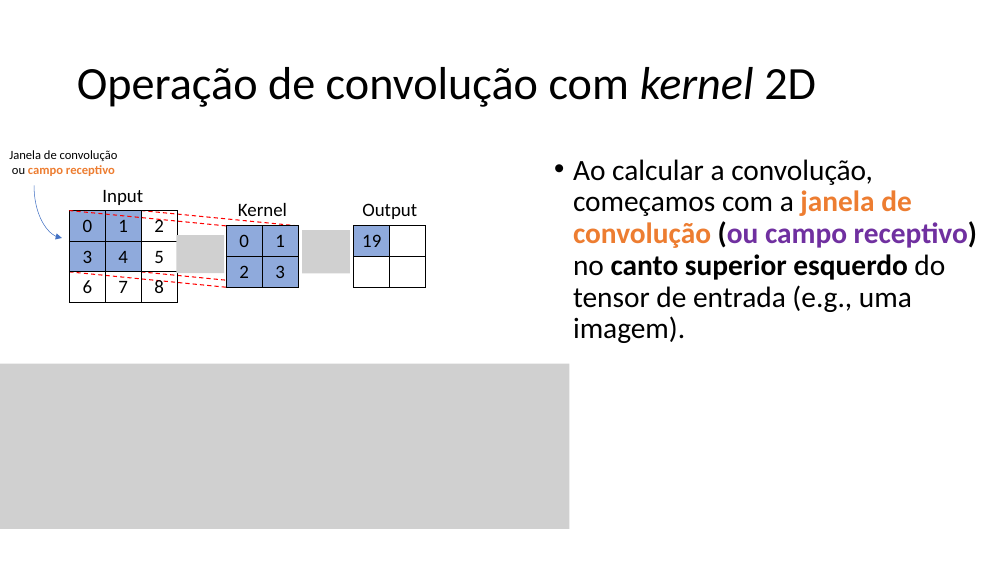
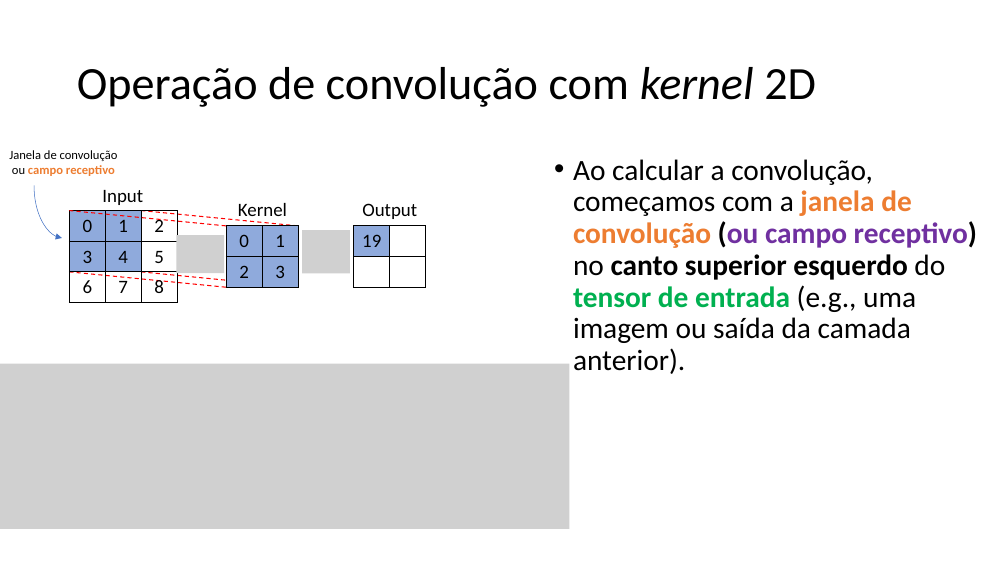
Before and after one commit to zz4fap/c24_inteligencia_artificial, a slide deck: slide 32 of slides/C24_CNN.pptx (slide 31 before the commit). Drawn at 1008x567 pixels with LibreOffice and Linux fonts; fonts in the diff are those of the drawing; grey boxes stand for pictures. Boxes give left, top, right and bottom in pixels: in the first picture for what was removed or moved away, otherwise in the second. Text is boxed around its words. In the diff, an @@ line names an element or a change of style, - is before the commit and + after.

```diff
--- a/slides/C24_CNN.pptx
+++ b/slides/C24_CNN.pptx
@@ text at (573, 159, 977, 374): text changed @@
-• Ao calcular a convolução, começamos com a janela de convolução (ou campo receptivo) no canto superior esquerdo do tensor de entrada (e.g., uma imagem).
+• Ao calcular a convolução, começamos com a janela de convolução (ou campo receptivo) no canto superior esquerdo do tensor de entrada (e.g., uma imagem ou saída da camada anterior).
```
Also in this commit, not shown: 13 other slides changed, 2 slides added, 2 other files.
